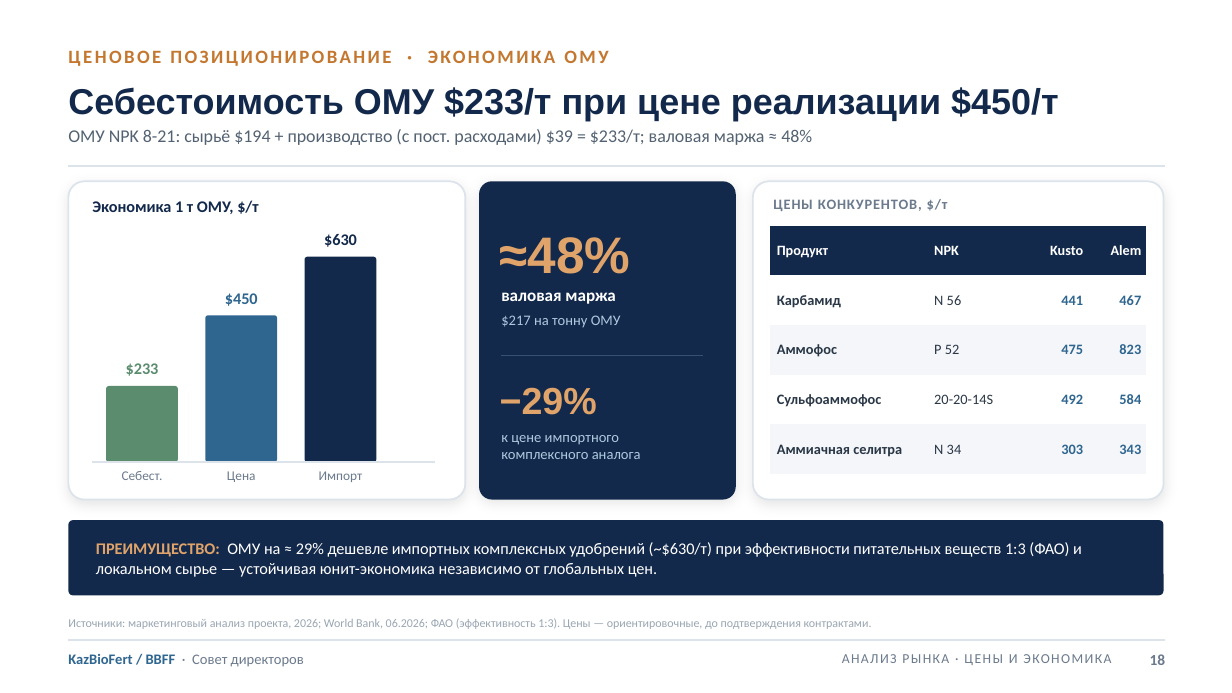
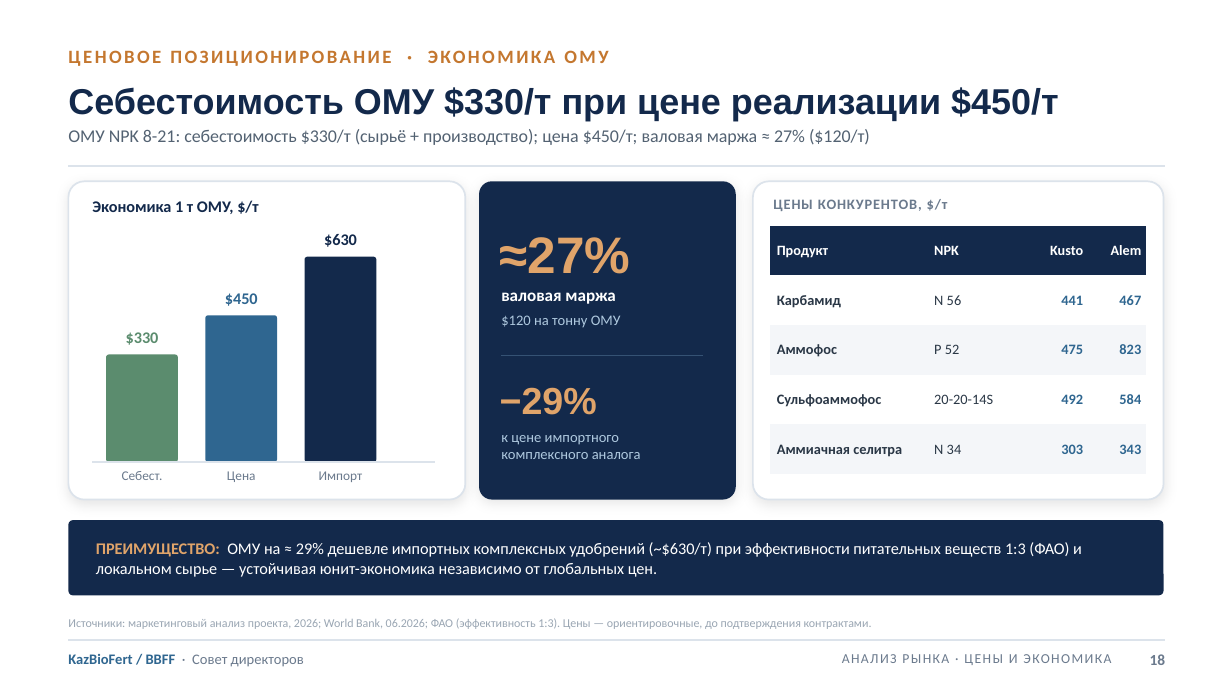
Before and after one commit to aoobakirov/board-presentation, a slide deck: slide 18 of KazBioFert_Board_Presentation_FINAL_20260709.pptx. Drawn at 1232x693 pixels with LibreOffice and Linux fonts; fonts in the diff are those of the drawing. Boxes give left, top, right and bottom in pixels: in the first picture for what was removed or moved away, otherwise in the second. Text is boxed around its words. In the diff, an @@ line names an element or a change of style, - is before the commit and + after.

```diff
--- a/KazBioFert_Board_Presentation_FINAL_20260709.pptx
+++ b/KazBioFert_Board_Presentation_FINAL_20260709.pptx
@@ text at [68, 87, 1058, 121]: text changed @@
-Себестоимость ОМУ $233/т при цене реализации $450/т
+Себестоимость ОМУ $330/т при цене реализации $450/т
@@ text at [68, 129, 870, 145]: text changed @@
-ОМУ NPK 8-21: сырьё $194 + производство (с пост. расходами) $39 = $233/т; валовая маржа ≈ 48%
+ОМУ NPK 8-21: себестоимость $330/т (сырьё + производство); цена $450/т; валовая маржа ≈ 27% ($120/т)
@@ text at [500, 237, 631, 274]: text changed @@
-≈48%
+≈27%
@@ text at [501, 315, 621, 327]: text changed @@
-$217 на тонну ОМУ
+$120 на тонну ОМУ
@@ rounded rectangle: place and size @@
-rounded rectangle at [106, 386, 177, 462]
+rounded rectangle at [106, 355, 177, 462]
@@ text at [126, 332, 159, 345]: text changed @@
-$233
+$330
```
Also in this commit, not shown: 2 other slides changed, 1 other file.
